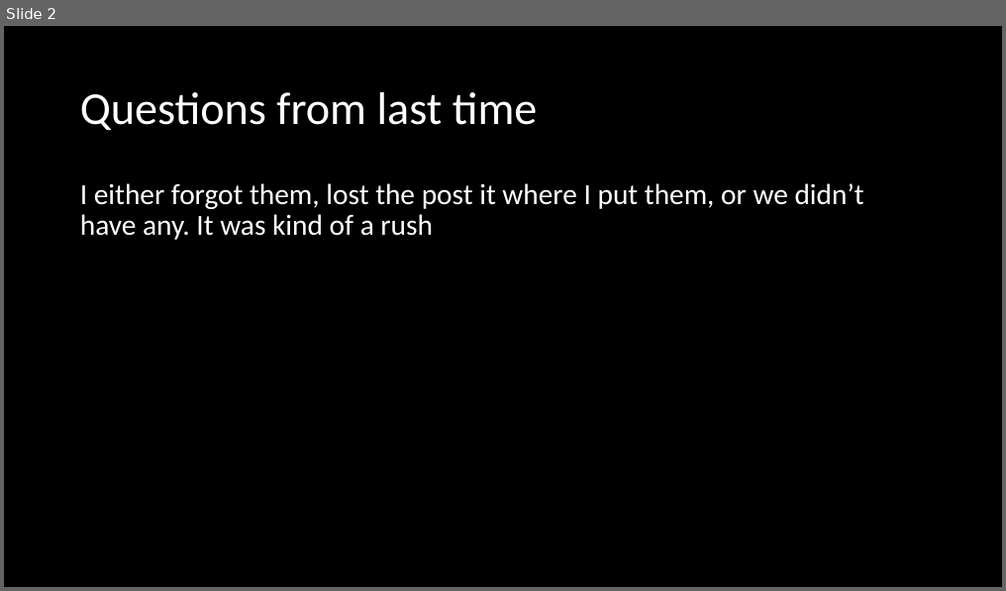
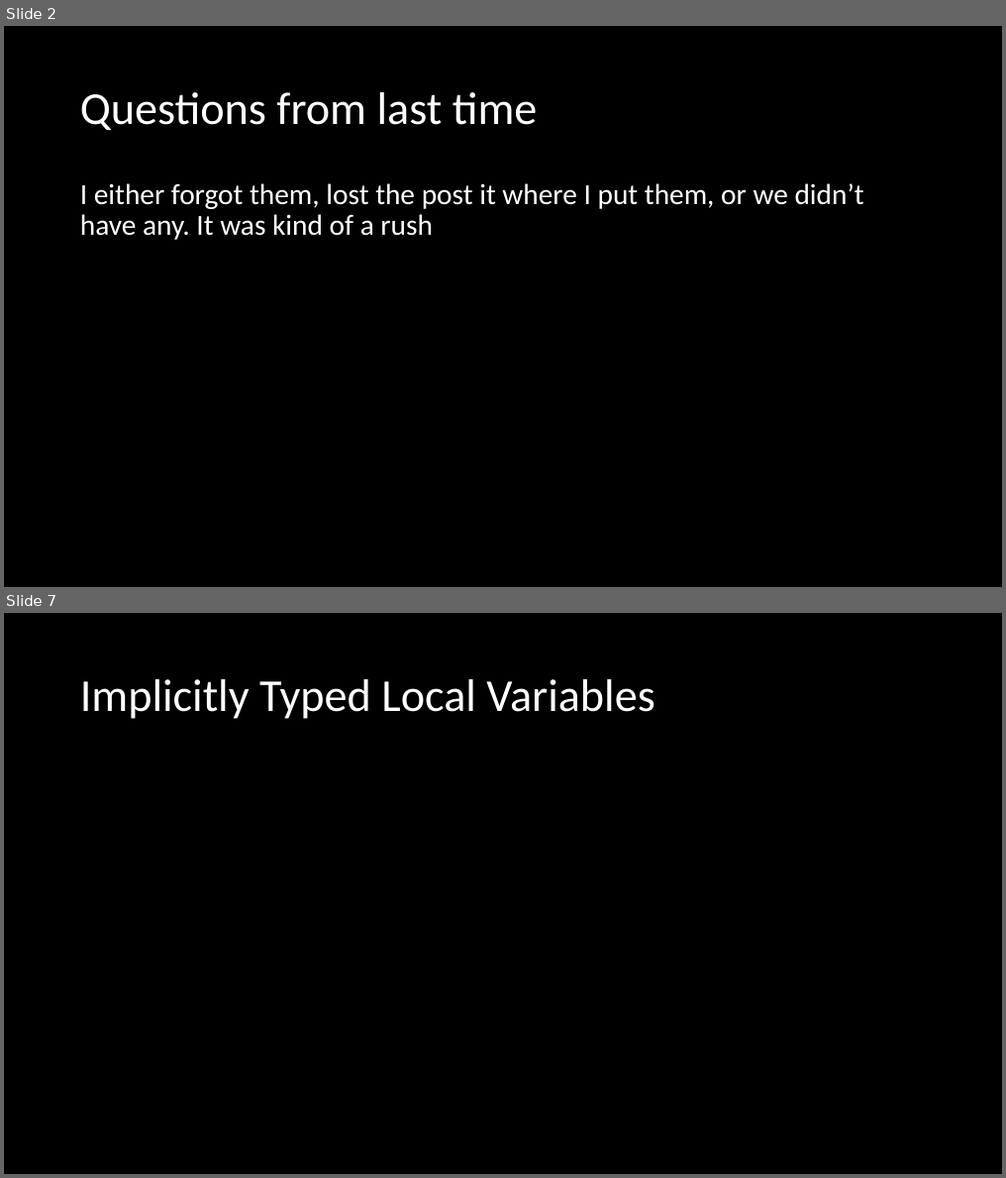
Before and after one commit to microsoft/Flash_University, a slide deck: CLR_via_CSharp/Chapter 9 - Paramters/Parameters.pptx. Shown one above the other, each under a label of ours: slide 2 before the commit, slides 2 and 7 after it; the slides between them are not shown. The pictures are 1006x591 and 1006x1178 pixels, drawn with LibreOffice and Linux fonts; fonts in the diff are those of the drawing. Boxes give left, top, right and bottom in pixels: in the first picture for what was removed or moved away, otherwise in the second. Text is boxed around its words. In the diff, an @@ line names an element or a change of style, - is before the commit and + after.

```diff
--- a/CLR_via_CSharp/Chapter 9 - Paramters/Parameters.pptx
+++ b/CLR_via_CSharp/Chapter 9 - Paramters/Parameters.pptx
@@ slide 7 added at (x1=4, y1=613, x2=1002, y2=1174), background #000000 @@
@@ title added at (x1=80, y1=679, x2=654, y2=719), 44 pt, text #FFFFFF @@
+Implicitly Typed Local Variables
```
Also in this commit, not shown: 2 slides changed, 2 other slides added, 4 other files.
